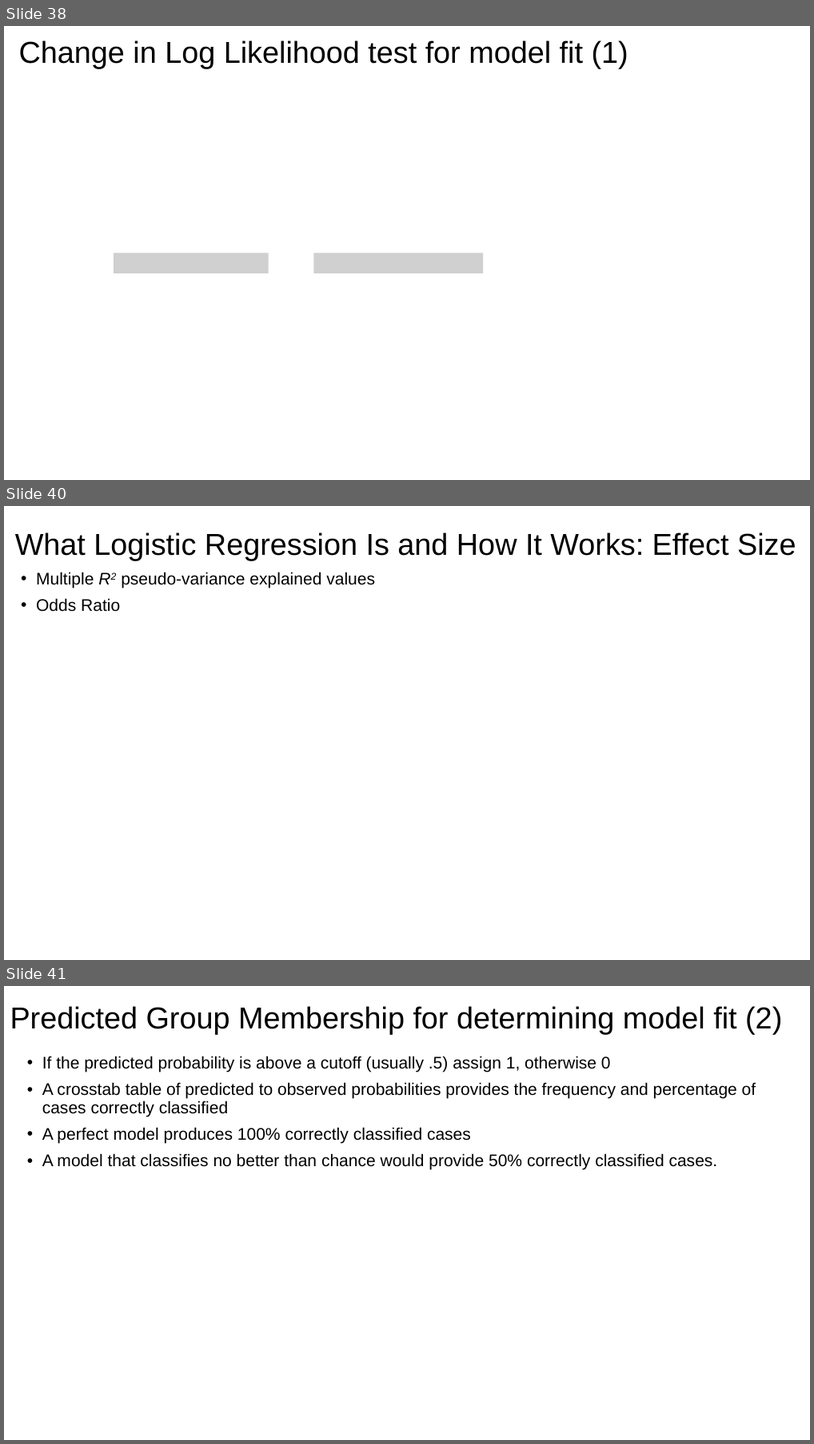
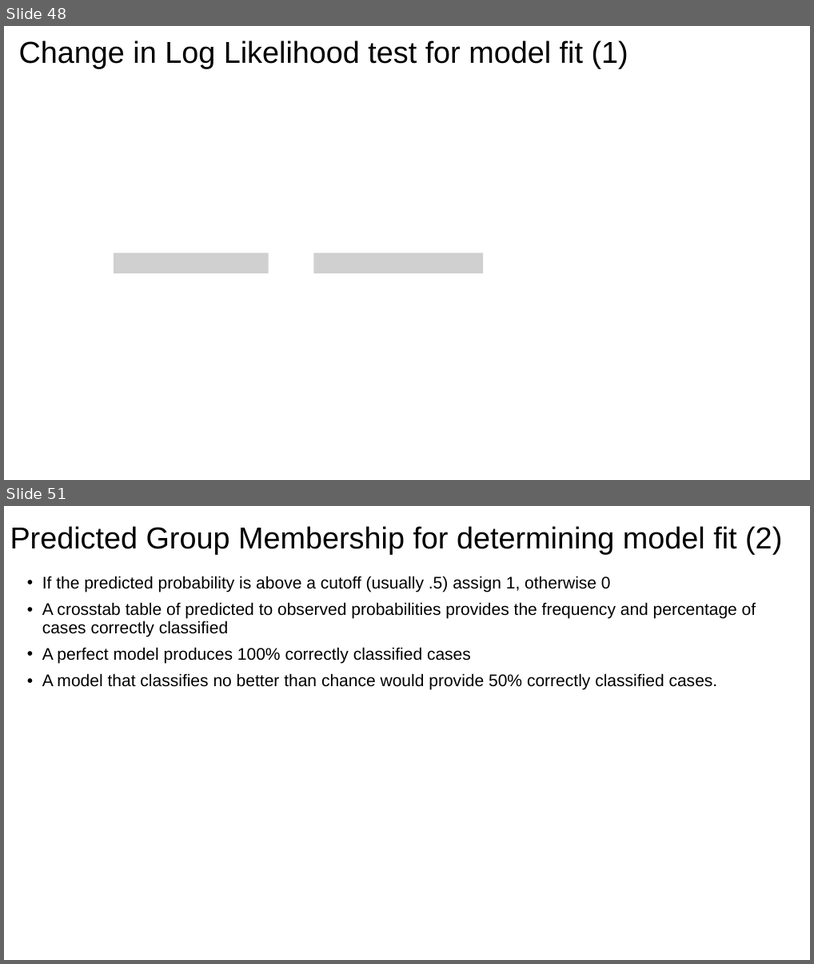
Before and after one commit to issues-osu/statsii-spring2026, a slide deck: slides/logistic/logistic_regression-lecture.pptx. Shown one above the other, each under a label of ours: slides 38, 40 and 41 before the commit, slides 48 and 51 after it; the slides between them are not shown. The pictures are 814x1444 and 814x964 pixels, drawn with LibreOffice and Linux fonts; fonts in the diff are those of the drawing; grey boxes stand for pictures. Boxes give left, top, right and bottom in pixels: in the first picture for what was removed or moved away, otherwise in the second. Text is boxed around its words. In the diff, an @@ line names an element or a change of style, - is before the commit and + after.

```diff
--- a/slides/logistic/logistic_regression-lecture.pptx
+++ b/slides/logistic/logistic_regression-lecture.pptx
@@ slide 40 removed at [4,506,810,960], background #FFFFFF @@
@@ title removed at [15,532,796,561] @@
-What Logistic Regression Is and How It Works: Effect Size
@@ text removed at [36,572,375,612] @@
-• Multiple R2 pseudo-variance explained values
-• Odds Ratio
@@ what was slide 38 is now slide 48 @@
@@ what was slide 41 is now slide 51 @@
```
Also in this commit, not shown: 17 slides changed, 7 slides added, 3 other slides removed, 4 other files.
